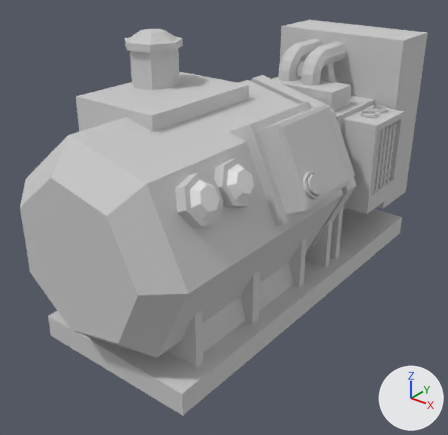
Before and after pictures for a commit that changed the FBX model Assets/Models/Electric/Generator.FBX.
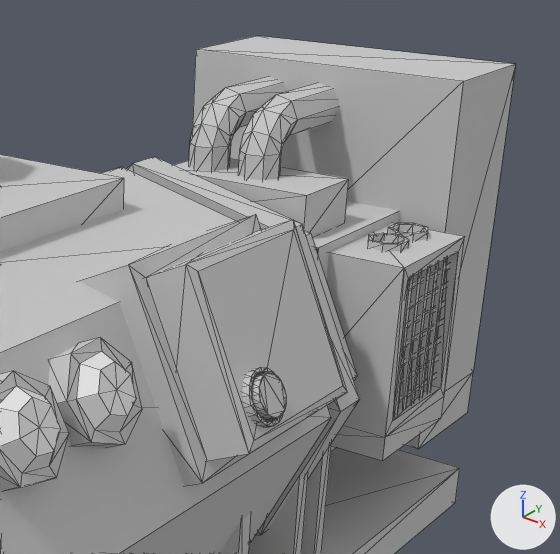
Each version is shown whole from a 50 mm lens placed at (0.92, -1.312, 0.624), pointed at (-0.042, -0.109, -0.122), then close up on the part from 43% to 100% of the width and 1% to 59% of the height. Lighting does not change. The marker at lower right points along +X, +Y and +Z. The close-ups show mesh edges as thin lines. Where no turn or scale is listed for an object, it has been applied to the vertices.

In view in the first close-up: 'Generator', 'Generator 1 light 1', 'Generator 1 light 2'.
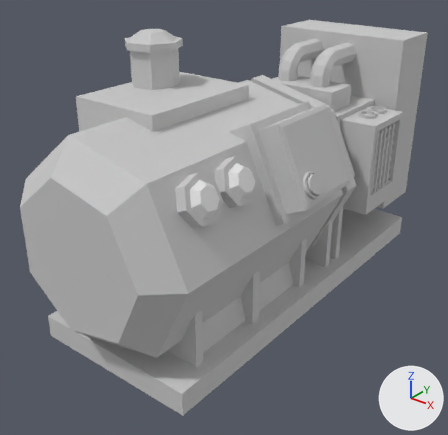
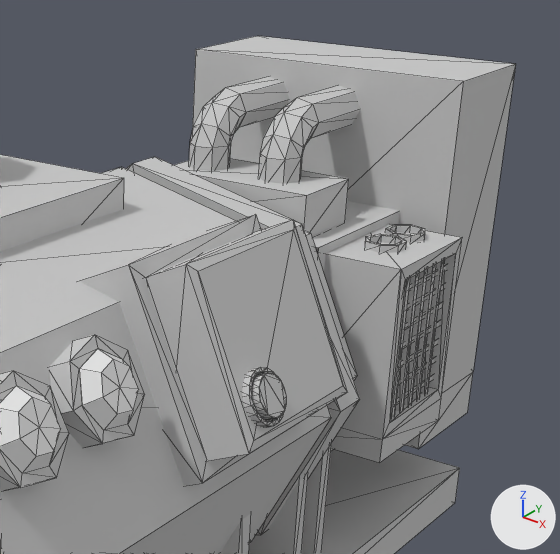
Where the newer file only moved an object's origin or applied its transform, the numbers keep the older frame.

The change, as a diff of the scene's bpy script:
```diff
--- a/Assets/Models/Electric/Generator.FBX.py
+++ b/Assets/Models/Electric/Generator.FBX.py
@@ me_mesh_002 @@
 # used by ob_generator; location = (-0.035, 0.008, -0.367)
-me_mesh_002.from_pydata(...)  # 820 vertices, 1168 faces; spans x -0.249..0.32, y -0.624..0.608, z 0.0..0.734
+me_mesh_002.from_pydata(...)  # 822 vertices, 1146 faces; spans x -0.249..0.32, y -0.624..0.608, z 0.0..0.734
+# me_mesh_002 part 1: the loose piece of 21 vertices spanning x 0.161..0.235, y -0.51..-0.404, z 0.417..0.528 is copied, and the copy is moved by (0.0, 0.122, 0.0); it spans x 0.161..0.235, y -0.388..-0.282, z 0.417..0.528
+# me_mesh_002 part 2: the loose piece of 39 vertices spanning x -0.018..0.038, y 0.248..0.516, z 0.537..0.644 is moved by (0.032, 0.0, 0.0)
+# me_mesh_002 part 3: the loose piece of 20 vertices spanning x 0.095..0.252, y 0.233..0.414, z 0.202..0.471 is moved by (0.0, -0.008, 0.0)
+# me_mesh_002 part 4: the loose piece of 29 vertices spanning x 0.166..0.219, y 0.342..0.396, z 0.453..0.481 is moved by (0.0, -0.008, 0.0)
+# me_mesh_002 part 5: the loose piece of 8 vertices spanning x 0.216..0.242, y 0.245..0.402, z 0.427..0.435 is moved by (0.0, -0.008, 0.0)
+# me_mesh_002 part 6: the loose piece of 8 vertices spanning x 0.22..0.246, y 0.318..0.327, z 0.253..0.455 is moved by (0.0, -0.008, 0.0)
+# me_mesh_002 part 7: the loose piece of 8 vertices spanning x 0.22..0.246, y 0.369..0.378, z 0.253..0.455 is moved by (0.0, -0.008, 0.0)
+# me_mesh_002 part 8: the loose piece of 8 vertices spanning x 0.216..0.242, y 0.245..0.402, z 0.4..0.409 is moved by (0.0, -0.008, 0.0)
+# me_mesh_002 part 9: the loose piece of 8 vertices spanning x 0.216..0.242, y 0.245..0.402, z 0.373..0.382 is moved by (0.0, -0.008, 0.0)
+# me_mesh_002 part 10: the loose piece of 8 vertices spanning x 0.216..0.242, y 0.245..0.402, z 0.346..0.355 is moved by (0.0, -0.008, 0.0)
+# me_mesh_002 part 11: the loose piece of 8 vertices spanning x 0.216..0.242, y 0.245..0.402, z 0.32..0.328 is moved by (0.0, -0.008, 0.0)
+# me_mesh_002 part 12: the loose piece of 8 vertices spanning x 0.216..0.242, y 0.245..0.402, z 0.293..0.302 is moved by (0.0, -0.008, 0.0)
+# me_mesh_002 part 13: the loose piece of 8 vertices spanning x 0.216..0.242, y 0.245..0.402, z 0.266..0.275 is moved by (0.0, -0.008, 0.0)
+# me_mesh_002 part 14: the loose piece of 29 vertices spanning x 0.163..0.216, y 0.281..0.335, z 0.453..0.481 is moved by (0.0, -0.008, 0.0)
+# me_mesh_002 part 15: the loose piece of 21 vertices spanning x 0.163..0.237, y -0.393..-0.285, z 0.414..0.524 is deleted
+# me_mesh_002 part 16: 12 vertices moved from x 0.22..0.246, y 0.268..0.353, z 0.253..0.455 to x 0.22..0.246, y 0.259..0.344, z 0.253..0.455; 10 vertices removed from x -0.171..0.246, y 0.268..0.575, z 0.241..0.633; 6 vertices added at x 0.22..0.246, y 0.259..0.344, z 0.253..0.455
 me_mesh_002.materials.append(mat_material__25)
@@ ob_generator_1_light_2 @@
 ob_generator_1_light_2 = bpy.data.objects.new('Generator 1 light 2', me_mesh)
-ob_generator_1_light_2.parent = ob_group47549
-ob_generator_1_light_2.location = (5.892, -12.99, 3.816)
-ob_generator_1_light_2.rotation_euler = (1.053, 0.547, 1.283)  # degrees (60, 31, 74)
+ob_generator_1_light_2.location = (0.149, -0.325, 0.0981)
+ob_generator_1_light_2.rotation_euler = (0.546, 1.053, 0.61)  # degrees (31, 60, 35)
+ob_generator_1_light_2.scale = (0.0254, 0.0254, 0.0254)
```

Pixel boxes [x1, y1, x2, y2] of what changed, in the close-ups (560 x 554 px; the box of a moved part takes in the faces that stretch with it):
'Generator 1 light 2', moved, turned, rescaled: before [76, 351, 136, 431]; after [79, 349, 139, 430]
part 1 of me_mesh_002, added: after [49, 335, 145, 448]
part 2 of me_mesh_002, moved or reshaped: before [238, 83, 340, 180]; after [259, 86, 360, 184]
part 3 of me_mesh_002, moved or reshaped: before [315, 223, 465, 461]; after [315, 224, 462, 463]
part 4 of me_mesh_002, moved or reshaped: before [388, 223, 428, 241]; after [385, 225, 425, 243]
part 5 of me_mesh_002, moved or reshaped: before [411, 263, 449, 290]; after [408, 264, 447, 292]
part 6 of me_mesh_002, moved or reshaped: before [407, 267, 430, 404]; after [404, 269, 427, 406]
part 7 of me_mesh_002, moved or reshaped: before [423, 258, 447, 393]; after [420, 260, 444, 394]
part 8 of me_mesh_002, moved or reshaped: before [409, 281, 447, 309]; after [406, 283, 444, 311]
part 9 of me_mesh_002, moved or reshaped: before [407, 300, 444, 328]; after [404, 302, 442, 330]
part 10 of me_mesh_002, moved or reshaped: before [405, 318, 442, 347]; after [402, 320, 440, 349]
part 11 of me_mesh_002, moved or reshaped: before [403, 337, 440, 366]; after [400, 338, 437, 368]
part 12 of me_mesh_002, moved or reshaped: before [401, 355, 438, 384]; after [398, 356, 435, 386]
part 13 of me_mesh_002, moved or reshaped: before [399, 372, 435, 402]; after [396, 374, 433, 404]
part 14 of me_mesh_002, moved or reshaped: before [368, 233, 409, 251]; after [365, 234, 407, 253]
part 15 of me_mesh_002, deleted: before [48, 337, 142, 448]
part 16 of me_mesh_002, moved or reshaped: before [393, 263, 439, 415]; after [390, 264, 436, 417]
